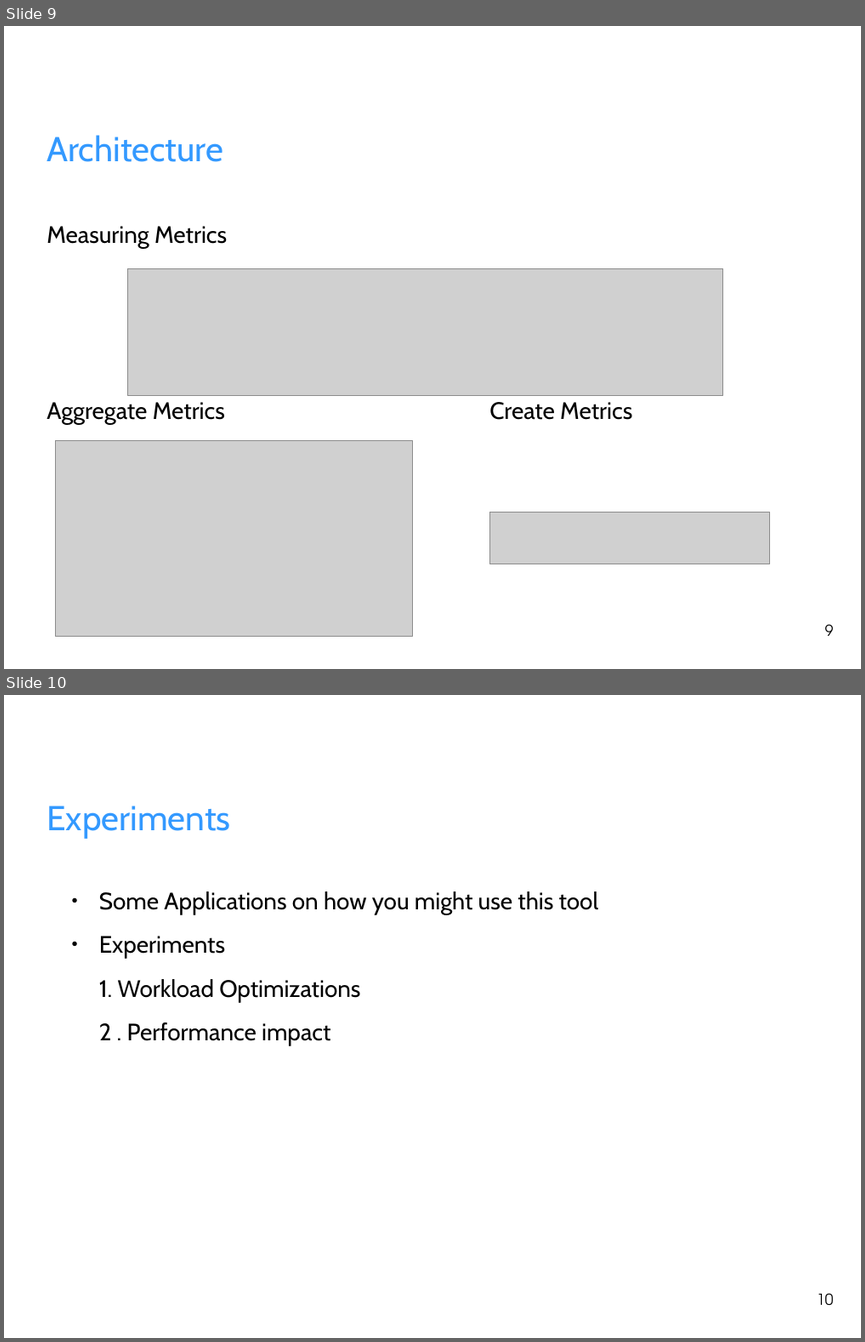
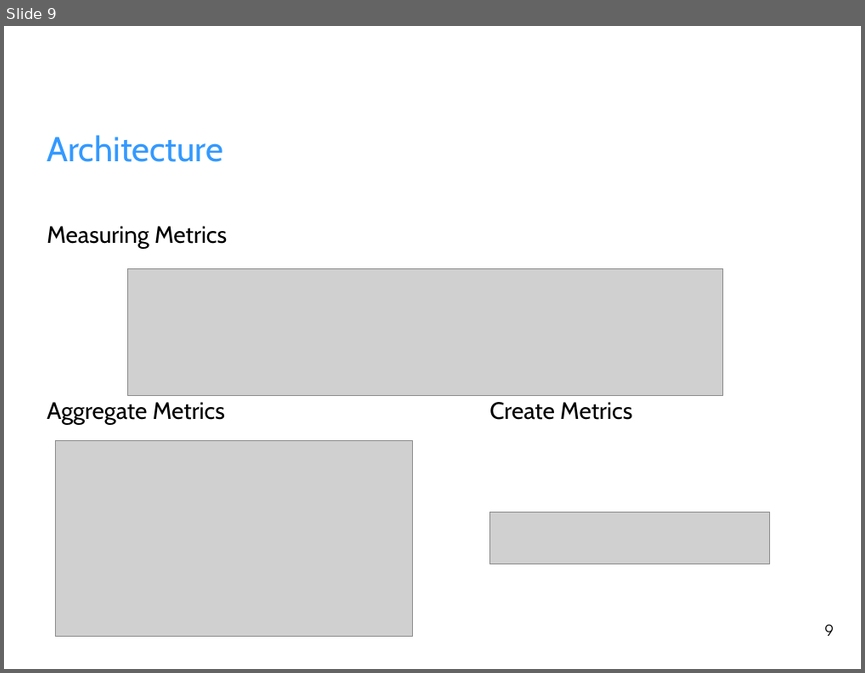
Before and after one commit to fhilprec/HardwareMonitoring, a slide deck: ProjectPresentation.odp. Shown one above the other, each under a label of ours: slides 9 and 10 before the commit, slide 9 after it. The pictures are 865x1342 and 865x673 pixels, drawn with LibreOffice and Linux fonts; fonts in the diff are those of the drawing; grey boxes stand for pictures; background and template pictures are left out. Boxes give left, top, right and bottom in pixels: in the first picture for what was removed or moved away, otherwise in the second. Text is boxed around its words. In the diff, an @@ line names an element or a change of style, - is before the commit and + after.

```diff
--- a/ProjectPresentation.odp
+++ b/ProjectPresentation.odp
@@ slide 10 removed at (4, 695, 861, 1338), background picture (left out) @@
@@ title removed at (46, 805, 230, 839) @@
-Experiments
@@ text removed at (99, 891, 599, 1046) @@
-● Some Applications on how you might use this tool
-● Experiments
-1. Workload Optimizations
-2 . Performance impact
@@ page number removed at (817, 1293, 834, 1305) @@
-10
```
Also in this commit, not shown: 2 slides changed, 2 slides added, 1 other slide removed.
